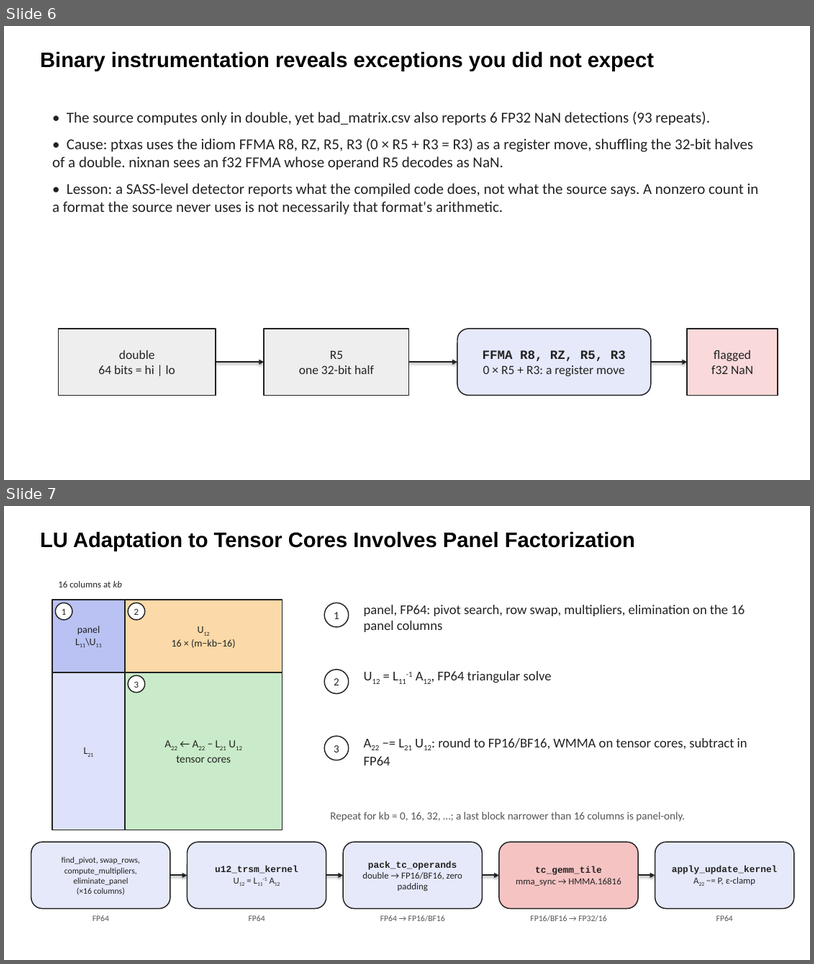
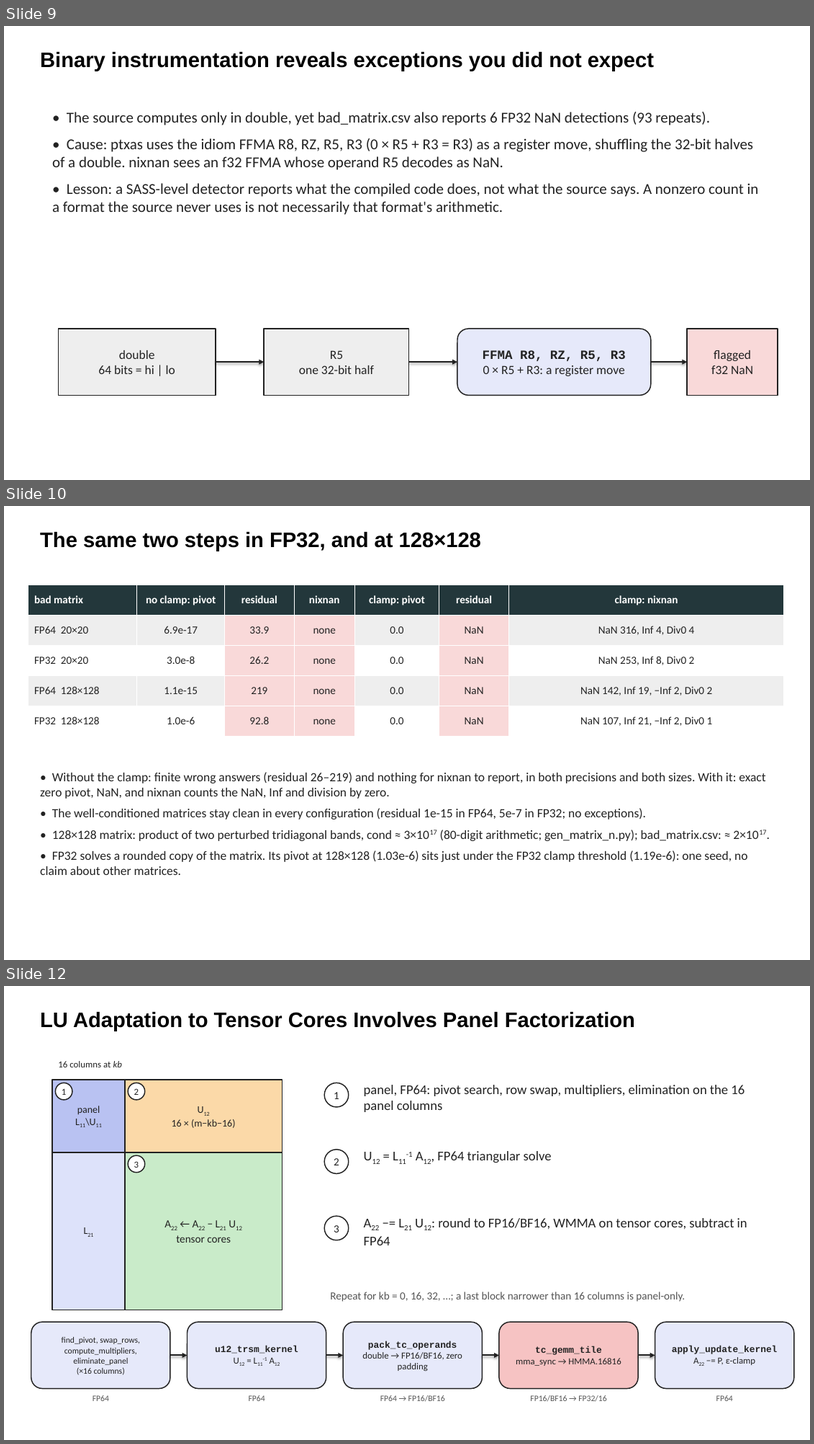
Before and after one commit to parfloat/SC26-Tutorial, a slide deck: lu_solve_gpu/LU_Slides.pptx. Shown one above the other, each under a label of ours: slides 6 and 7 before the commit, slides 9, 10 and 12 after it; the slides between them are not shown. The pictures are 814x964 and 814x1444 pixels, drawn with LibreOffice and Linux fonts; fonts in the diff are those of the drawing. Boxes give left, top, right and bottom in pixels: in the first picture for what was removed or moved away, otherwise in the second. Text is boxed around its words. In the diff, an @@ line names an element or a change of style, - is before the commit and + after.

```diff
--- a/lu_solve_gpu/LU_Slides.pptx
+++ b/lu_solve_gpu/LU_Slides.pptx
@@ slide 10 added at bbox=[4, 506, 810, 960], background #FFFFFF @@
@@ text added at bbox=[40, 532, 481, 551], 25 pt, text #000000, bold @@
+The same two steps in FP32, and at 128×128
@@ table added at bbox=[28, 584, 784, 736], 5 rows, 7 columns @@
+bad matrix | no clamp: pivot | residual | nixnan | clamp: pivot | residual | clamp: nixnan
+FP64 20×20 | 6.9e-17 | 33.9 | none | 0.0 | NaN | NaN 316, Inf 4, Div0 4
+FP32 20×20 | 3.0e-8 | 26.2 | none | 0.0 | NaN | NaN 253, Inf 8, Div0 2
+FP64 128×128 | 1.1e-15 | 219 | none | 0.0 | NaN | NaN 142, Inf 19, −Inf 2, Div0 2
+FP32 128×128 | 1.0e-6 | 92.8 | none | 0.0 | NaN | NaN 107, Inf 21, −Inf 2, Div0 1
@@ text added at bbox=[40, 772, 766, 875], 15 pt, text #222222 @@
+• Without the clamp: finite wrong answers (residual 26–219) and nothing for nixnan to report, in both precisions and both sizes. With it: exact zero pivot, NaN, and nixnan counts the NaN, Inf and division by zero.
+• The well-conditioned matrices stay clean in every configuration (residual 1e-15 in FP64, 5e-7 in FP32; no exceptions).
+• 128×128 matrix: product of two perturbed tridiagonal bands, cond ≈ 3×1017 (80-digit arithmetic; gen_matrix_n.py); bad_matrix.csv: ≈ 2×1017.
+• FP32 solves a rounded copy of the matrix. Its pivot at 128×128 (1.03e-6) sits just under the FP32 clamp threshold (1.19e-6): one seed, no claim about other matrices.
@@ what was slide 6 is now slide 9 @@
@@ what was slide 7 is now slide 12 @@
```
Also in this commit, not shown: 4 other slides added, 44 other files.
